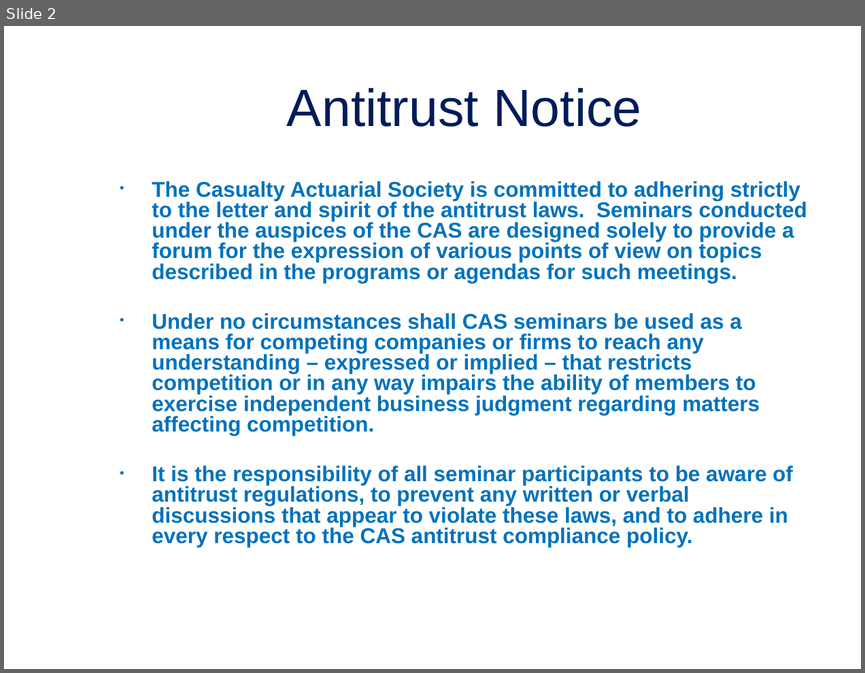
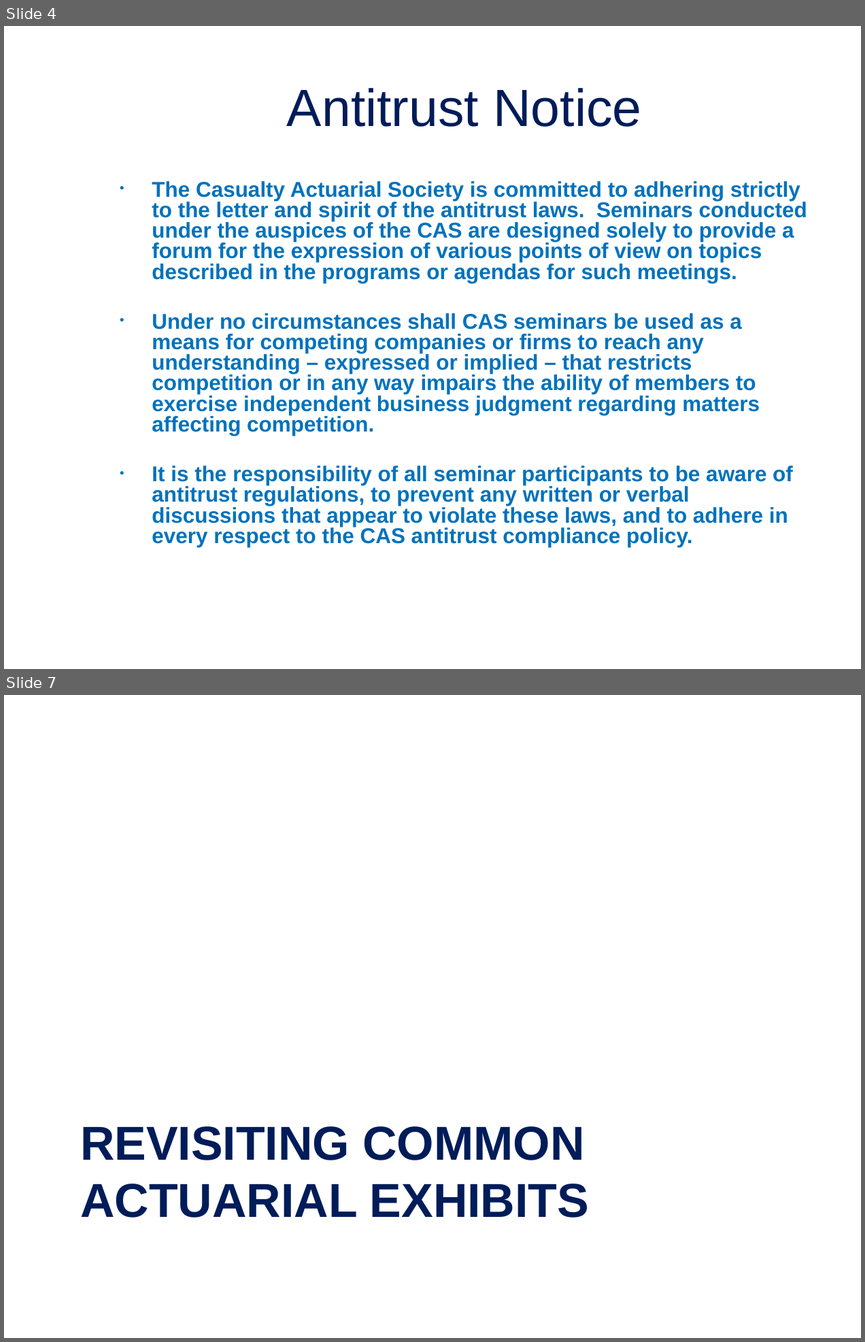
Before and after one commit to jordan-bonner/CAS_Spr23, a slide deck: Presentation Slides/Effective Data Visualization for Actuaries.pptx. Shown one above the other, each under a label of ours: slide 2 before the commit, slides 4 and 7 after it; the slides between them are not shown. The pictures are 865x673 and 865x1342 pixels, drawn with LibreOffice and Linux fonts; fonts in the diff are those of the drawing; background and template pictures are left out. Boxes give left, top, right and bottom in pixels: in the first picture for what was removed or moved away, otherwise in the second. Text is boxed around its words. In the diff, an @@ line names an element or a change of style, - is before the commit and + after.

```diff
--- a/Presentation Slides/Effective Data Visualization for Actuaries.pptx
+++ b/Presentation Slides/Effective Data Visualization for Actuaries.pptx
@@ slide 7 added at <box>4,695,861,1338</box>, background picture (left out) @@
@@ title added at <box>80,1126,589,1217</box>, 40 pt, text #001C59, bold @@
+REVISITING COMMON ACTUARIAL EXHIBITS
@@ what was slide 2 is now slide 4 @@
```
Also in this commit, not shown: 20 other slides added, 1 other file.
